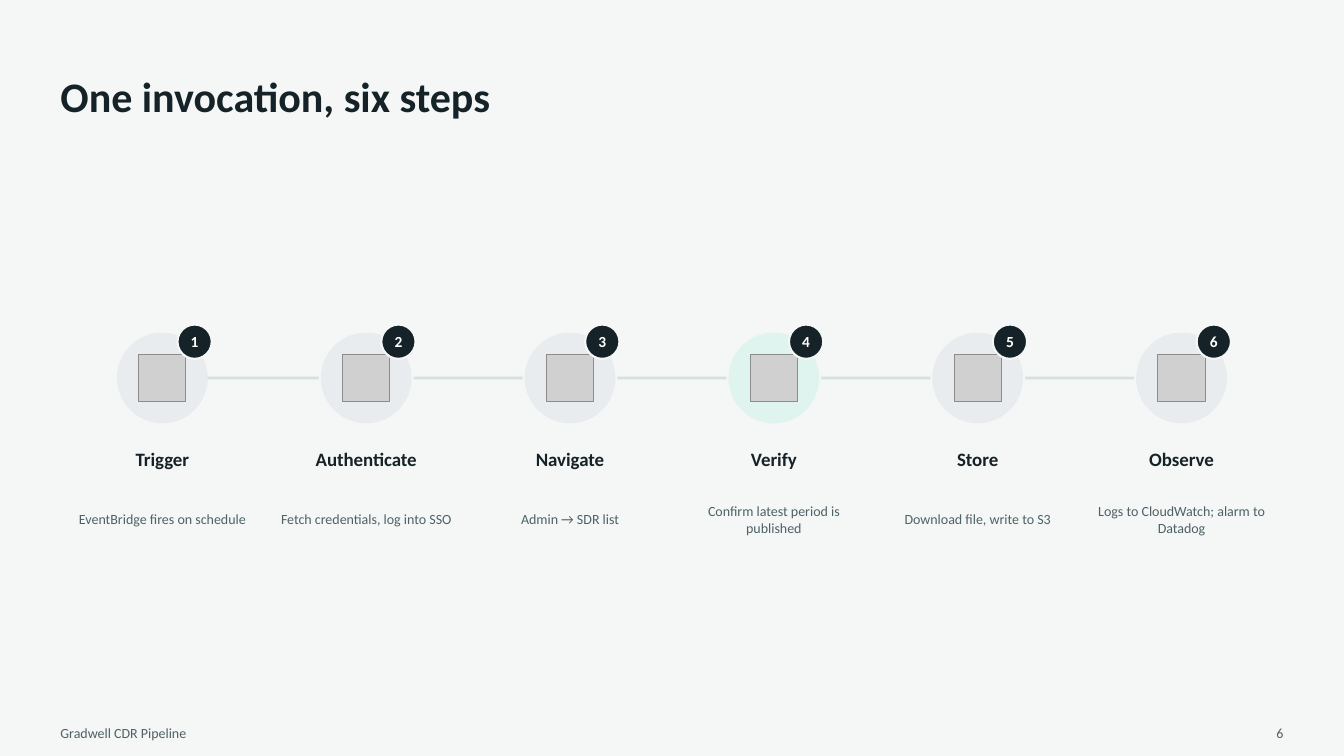
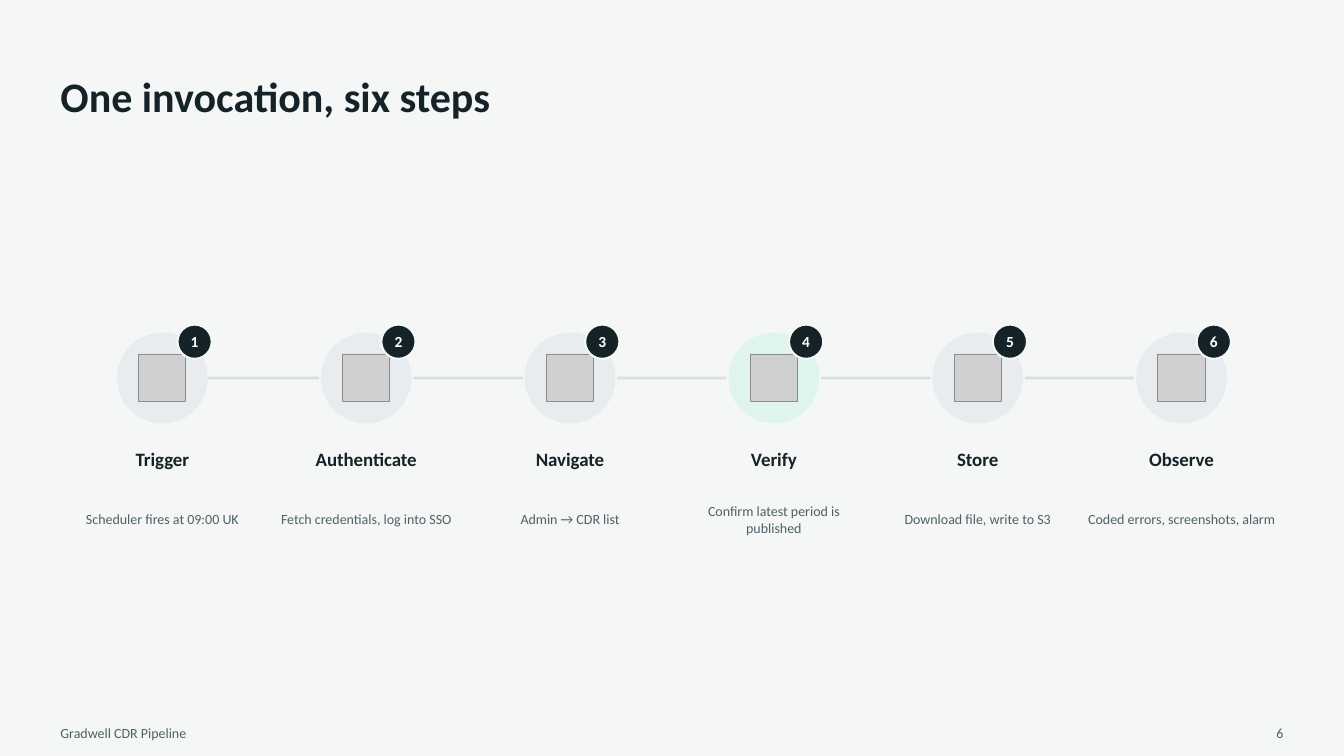
Before and after one commit to owenid/portal_login_automation_for_sdr_download, a slide deck: slide 6 of Gradwell-CDR-Pipeline-Solution-Overview.pptx. Drawn at 1344x756 pixels with LibreOffice and Linux fonts; fonts in the diff are those of the drawing; grey boxes stand for pictures. Boxes give left, top, right and bottom in pixels: in the first picture for what was removed or moved away, otherwise in the second. Text is boxed around its words. In the diff, an @@ line names an element or a change of style, - is before the commit and + after.

```diff
--- a/Gradwell-CDR-Pipeline-Solution-Overview.pptx
+++ b/Gradwell-CDR-Pipeline-Solution-Overview.pptx
@@ text at (x1=86, y1=514, x2=239, y2=524): text changed @@
-EventBridge fires on schedule
+Scheduler fires at 09:00 UK
@@ text at (x1=521, y1=514, x2=619, y2=524): text changed @@
-Admin → SDR list
+Admin → CDR list
@@ text at (x1=1088, y1=514, x2=1275, y2=526): text changed @@
-Logs to CloudWatch; alarm to Datadog
+Coded errors, screenshots, alarm
```
Also in this commit, not shown: 8 other slides changed, 3 other files.
